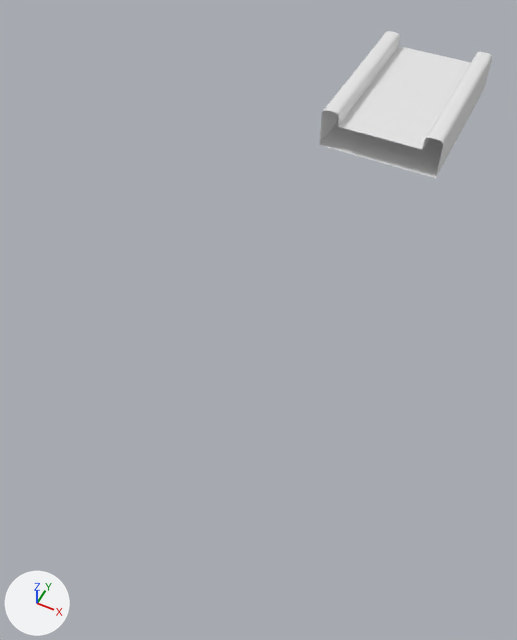
An edit to the FBX model Assets/01_Art/01_Models/Track/SM_Track.fbx, drawn before and after from the same camera.
Rendered twice from a camera (50 mm lens) standing at (0.74, -3.08, 1.95) and looking at (-0.1, -1.41, -0.14). The lights are fixed; the arrows at lower left show +X, +Y and +Z. The picture after the commit comes second.
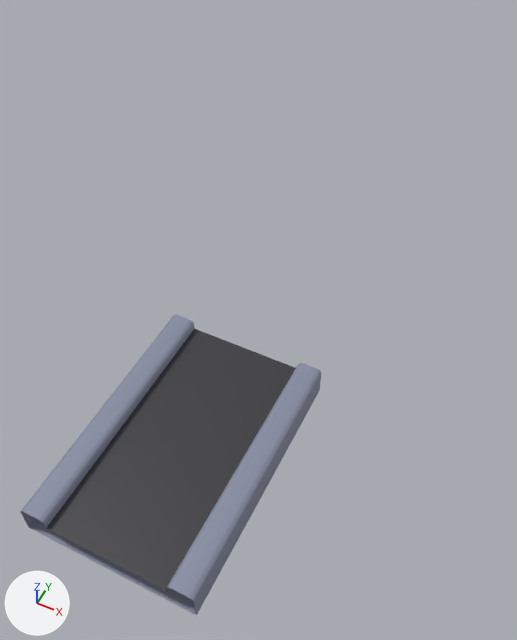
Boxes (x1, y1, x2, y2) around the edits, measured in the pictures (517 x 640 px):
'Cube', surface changed, recoloured, moved, rescaled (75% wider, 104% taller)
    before: (320, 31, 492, 178)
    after: (20, 315, 321, 616)
part 1 of me_cube_003, recoloured
    before: (320, 31, 492, 178)
    after: (20, 315, 321, 616)
part 2 of me_cube_003, surface changed
    before: (320, 31, 492, 178)
    after: (20, 315, 321, 616)

The edits, one by one:
Picture 'T_Atlas.png' (img_t_atlas_png) is new.
In material 'Track' (mat_track), base_color is no longer (0.8, 0.8, 0.8), white #e7e7e7.
In material 'Track' (mat_track), texture is now set to img_t_atlas_png, with its transparency.
me_cube_003 has 108 vertices, 90 faces and spans x -28.0..28.0, y 0.0..19.0, z -41.3..41.3.
me_cube_003 is used by ob_cube; location (0.0, 0.0, 0.0); rotation (1.571, 0.0, 0.0), in degrees (90, 0, 0); scale (0.01, 0.01, 0.01).
me_cube_003 part 1: all 85 faces that had it switch from mat_sides (white #e7e7e7) to mat_track (picture img_t_atlas_png).
me_cube_003 part 2: texture (UV) coordinates of 90 of 90 faces, centred in x -28.0..28.0, y 0.0..19.0, z -33.1..33.1, changed; they spanned u 0.23..0.77, v 0.36..0.89 and now span u 0.01..0.17, v 0.09..0.18.
Object 'Cube' (ob_cube) moves from (0.0, 0.0, 0.0) to (0.0, -2.124, 0.0).
Object 'Cube' (ob_cube) is rescaled from (0.01, 0.01, 0.01) to (0.01, 0.00577, 0.01).
